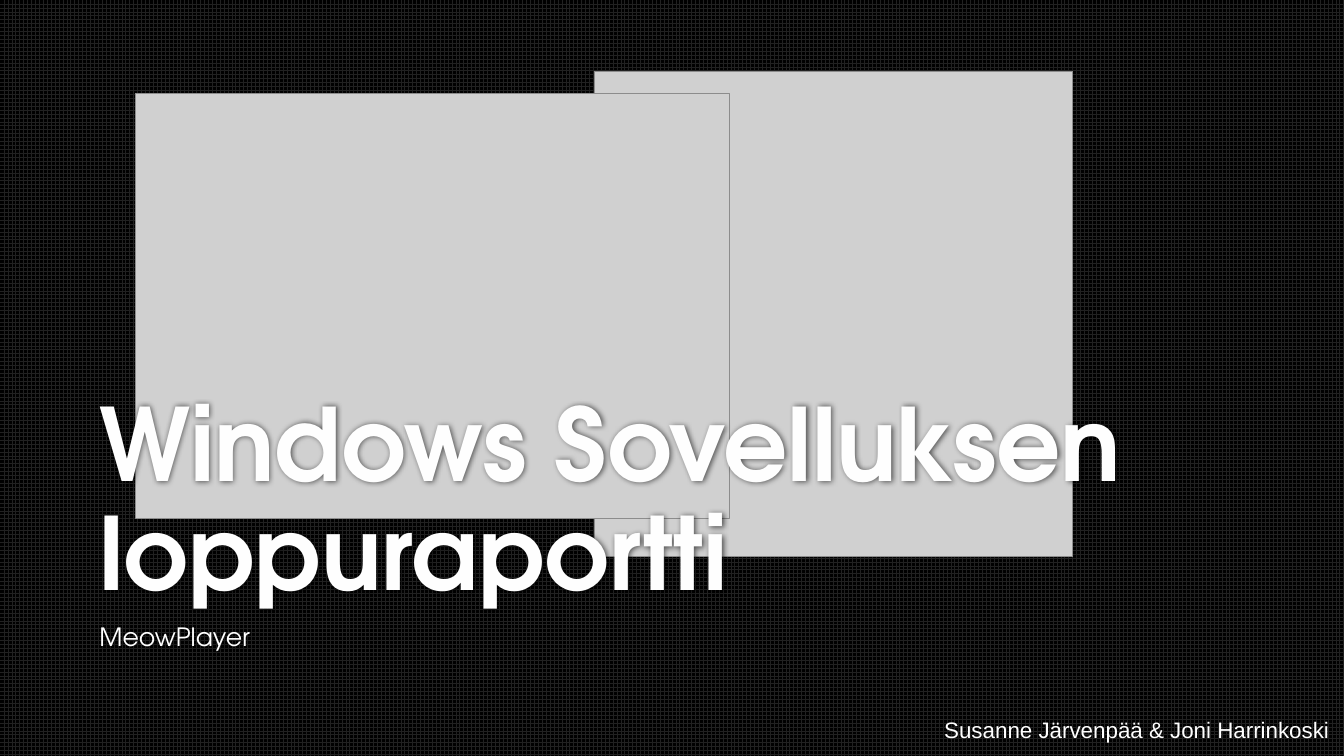
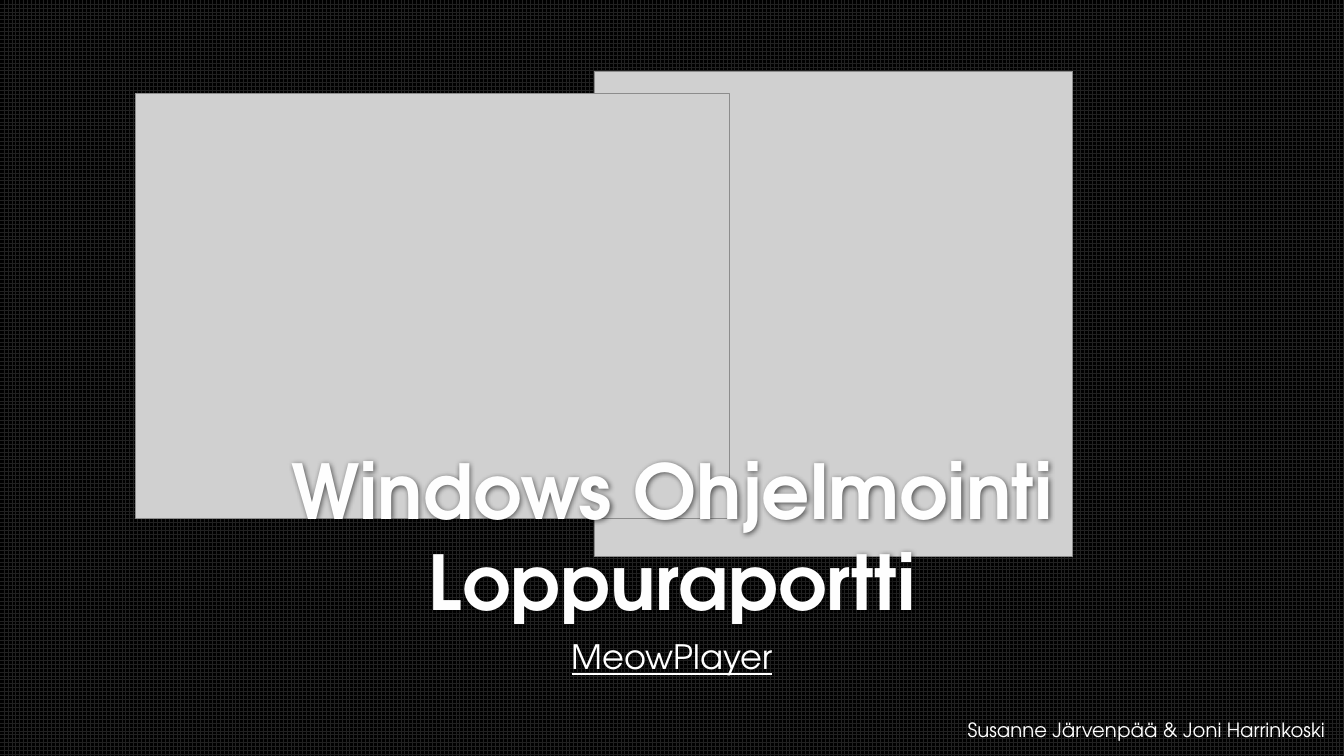
Before and after one commit to Vilserio/Musicplayer, a slide deck: slide 1 of Projektin x loppuraportti 2022 Windows ohjelmointi.pptx. Drawn at 1344x756 pixels with LibreOffice and Linux fonts; fonts in the diff are those of the drawing; grey boxes stand for pictures; background and template pictures are left out. Boxes give left, top, right and bottom in pixels: in the first picture for what was removed or moved away, otherwise in the second. Text is boxed around its words. In the diff, an @@ line names an element or a change of style, - is before the commit and + after.

```diff
--- a/Projektin x loppuraportti 2022 Windows ohjelmointi.pptx
+++ b/Projektin x loppuraportti 2022 Windows ohjelmointi.pptx
@@ title at (292, 437, 1052, 624): text changed; size 72 to 54 pt @@
-Windows Sovelluksen loppuraportti
+Windows Ohjelmointi Loppuraportti
@@ subtitle "MeowPlayer": place and size @@
-subtitle "MeowPlayer" at (99, 627, 249, 651)
+subtitle "MeowPlayer" at (572, 644, 773, 676)
@@ subtitle "MeowPlayer" at (572, 644, 773, 676): size 18 to 24 pt, underline on; alignment left to centre; more space between paragraphs @@
@@ text "Susanne Järvenpää & Joni Harrinkoski": place and size @@
-text "Susanne Järvenpää & Joni Harrinkoski" at (944, 722, 1329, 743)
+text "Susanne Järvenpää & Joni Harrinkoski" at (968, 722, 1325, 741)
@@ text "Susanne Järvenpää & Joni Harrinkoski" at (968, 722, 1325, 741): size 16 to 14 pt, font Arial to TeX Gyre Adventor @@
```
Also in this commit, not shown: 4 other slides changed.
